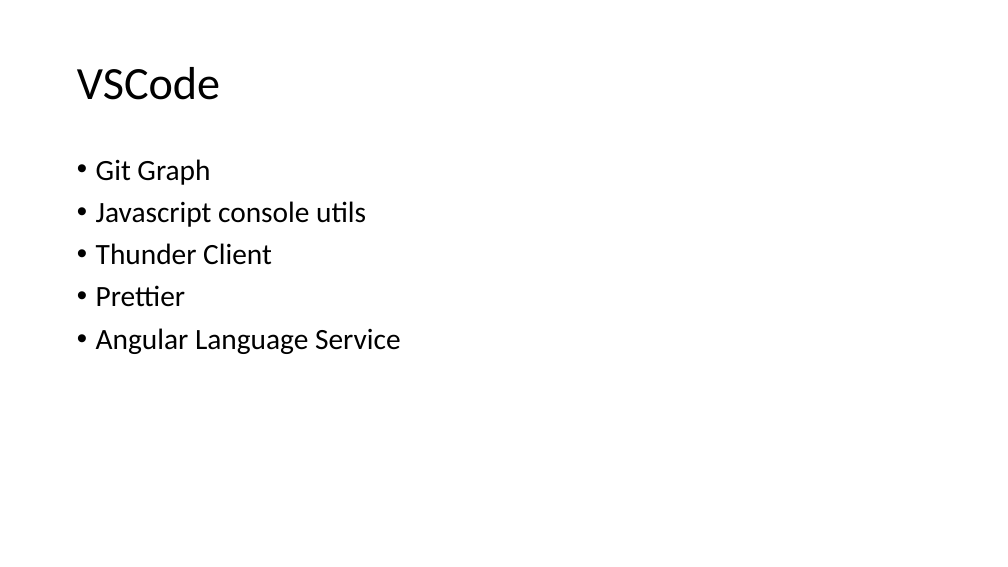
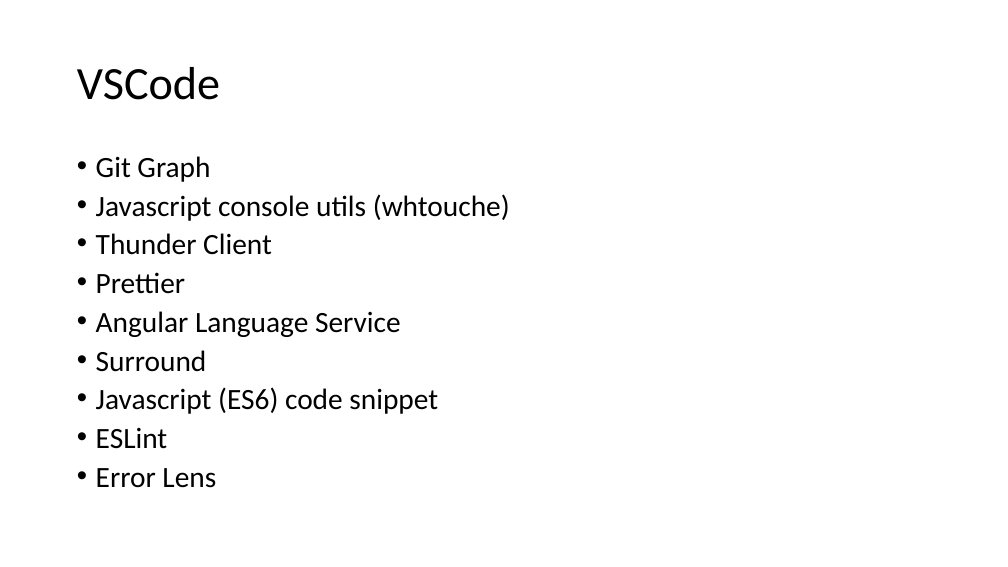
Before and after one commit to spaw3003/202205-formation-angular, a slide deck: slide 6 of notes.pptx. Drawn at 1008x567 pixels with LibreOffice and Linux fonts; fonts in the diff are those of the drawing. Boxes give left, top, right and bottom in pixels: in the first picture for what was removed or moved away, otherwise in the second. Text is boxed around its words. In the diff, an @@ line names an element or a change of style, - is before the commit and + after.

```diff
--- a/notes.pptx
+++ b/notes.pptx
@@ text at box(96, 156, 401, 337): line spacing 0.9 to 0.8 @@
@@ text at box(96, 194, 510, 221): text changed @@
-• Javascript console utils
+• Javascript console utils (whtouche)
@@ text at box(96, 350, 438, 488): paragraphs added @@
+• Surround
+• Javascript (ES6) code snippet
+• ESLint
+• Error Lens
```
Also in this commit, not shown: 4 other slides changed, 16 slides added.
